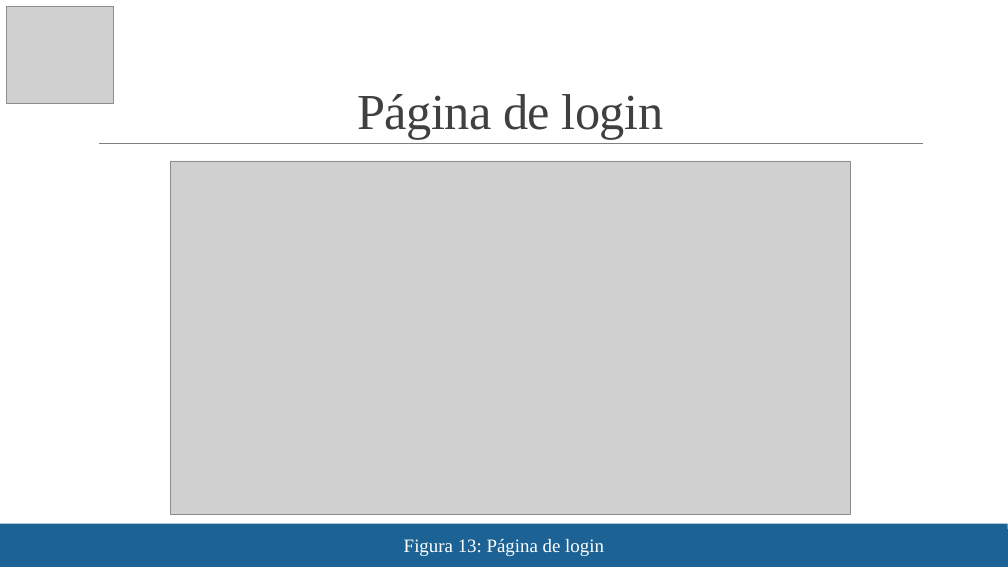
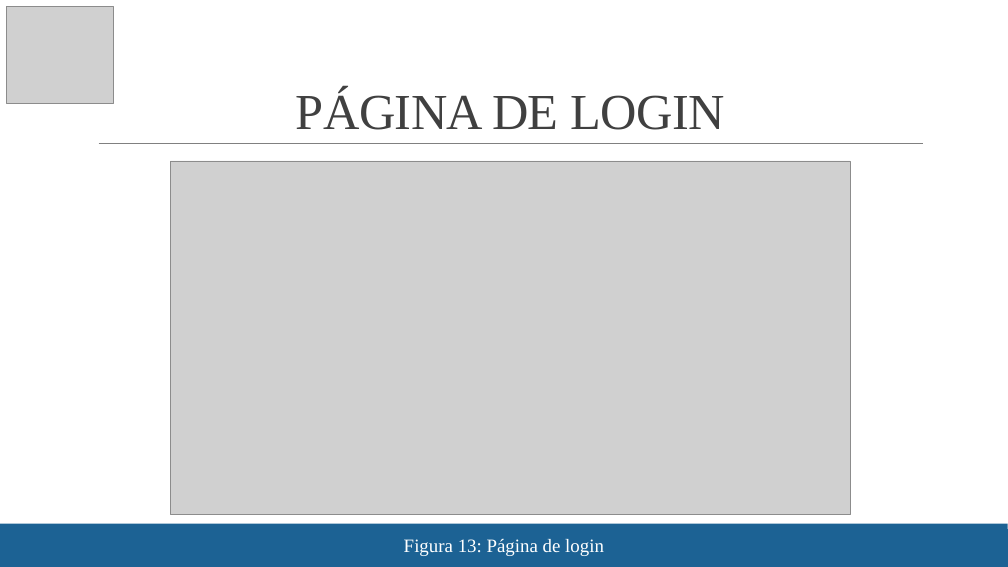
Before and after one commit to arezit/monkeysreceitas, a slide deck: slide 15 of TEXcerto.pptx (slide 10 before the commit). Drawn at 1008x567 pixels with LibreOffice and Linux fonts; fonts in the diff are those of the drawing; grey boxes stand for pictures. Boxes give left, top, right and bottom in pixels: in the first picture for what was removed or moved away, otherwise in the second. Text is boxed around its words. In the diff, an @@ line names an element or a change of style, - is before the commit and + after.

```diff
--- a/TEXcerto.pptx
+++ b/TEXcerto.pptx
@@ title at bbox=[296, 90, 725, 130]: text changed @@
-Página de login
+PÁGINA DE LOGIN
```
Also in this commit, not shown: 12 other slides changed, 3 slides added.
